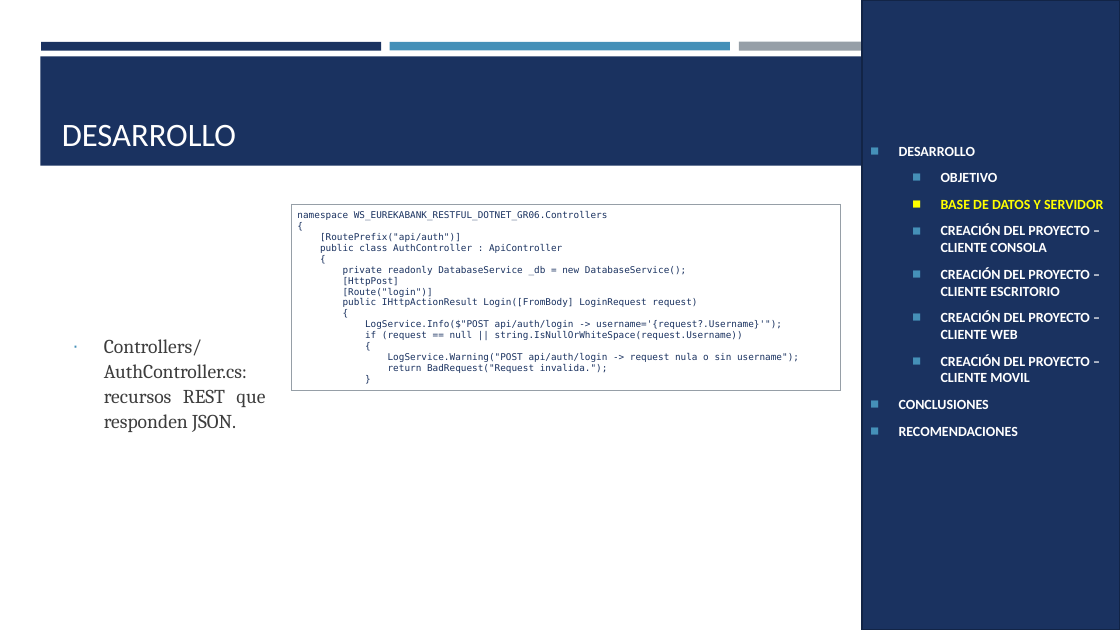
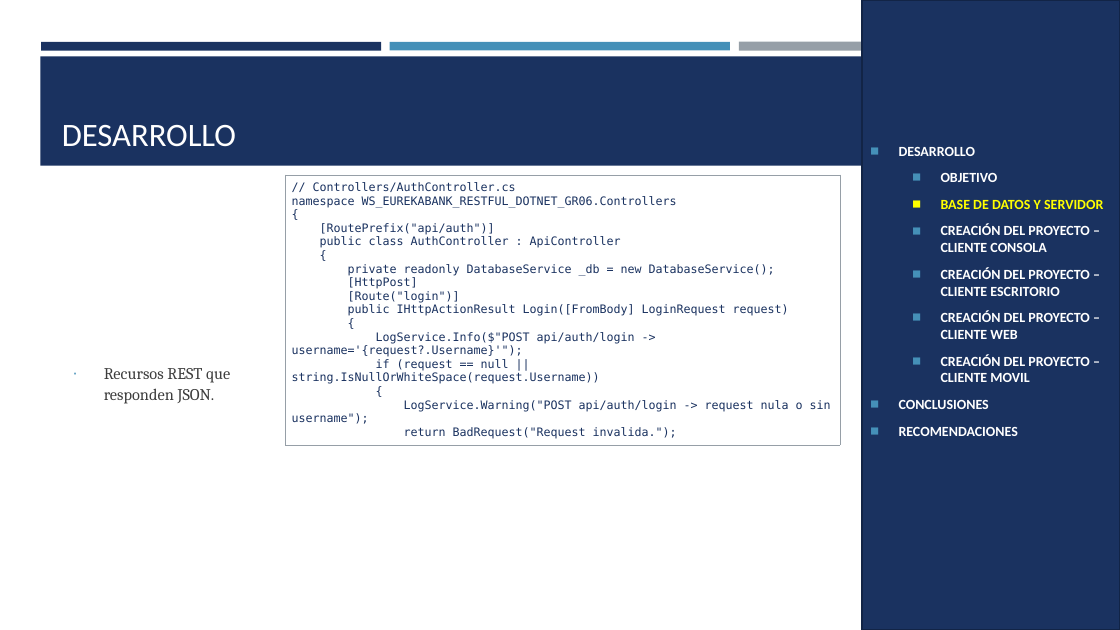
Before and after one commit to MATEOCAIZA/TG.1.4.-PAO202651_EUREKA_BDD_LOCAL_RESTFUL_DOTNET_NRC36884_GR06, a slide deck: slide 8 of 05. DOCUMENTACION/PRESENTACION TG.1.4. EUREKABANK RESTFUL con BDD LOCAL en .NET GR06.pptx. Drawn at 1120x630 pixels with LibreOffice and Linux fonts; fonts in the diff are those of the drawing. Boxes give left, top, right and bottom in pixels: in the first picture for what was removed or moved away, otherwise in the second. Text is boxed around its words. In the diff, an @@ line names an element or a change of style, - is before the commit and + after.

```diff
--- a/05. DOCUMENTACION/PRESENTACION TG.1.4. EUREKABANK RESTFUL con BDD LOCAL en .NET GR06.pptx
+++ b/05. DOCUMENTACION/PRESENTACION TG.1.4. EUREKABANK RESTFUL con BDD LOCAL en .NET GR06.pptx
@@ table at (286, 175, 840, 443) @@
@@ row 1, column 1: "namespace WS_EUREKABANK_RESTFUL_DOTNET_GR06.Controllers / { / [RoutePrefix("api/auth")] / public class AuthController : ApiController / { / private readonly DatabaseService _db = new DatabaseService(); / [HttpPost] / [Route("login")] / public IHttpActionResult Login([FromBody] LoginRequest request) / { / LogService.Info($"POST api/auth/login -> username='{request?.Username}'"); / if (request == null || string.IsNullOrWhiteSpace(request.Username)) / { / LogService.Warning("POST api/auth/login -> request nula o sin username"); / return BadRequest("Request invalida."); / }" to "// Controllers/AuthController.cs / namespace WS_EUREKABANK_RESTFUL_DOTNET_GR06.Controllers / { / [RoutePrefix("api/auth")] / public class AuthController : ApiController / { / private readonly DatabaseService _db = new DatabaseService(); / [HttpPost] / [Route("login")] / public IHttpActionResult Login([FromBody] LoginRequest request) / { / LogService.Info($"POST api/auth/login -> username='{request?.Username}'"); / if (request == null || string.IsNullOrWhiteSpace(request.Username)) / { / LogService.Warning("POST api/auth/login -> request nula o sin username"); / return BadRequest("Request invalida.");" @@
@@ table: place and size @@
-table at (292, 204, 840, 391)
+table at (286, 175, 840, 443)
@@ text at (104, 368, 230, 404): text changed; size 16.8 to 14 pt @@
-∙ Controllers/AuthController.cs: recursos REST que responden JSON.
+∙ Recursos REST que responden JSON.
```
Also in this commit, not shown: 21 other slides changed, 3 other files.
